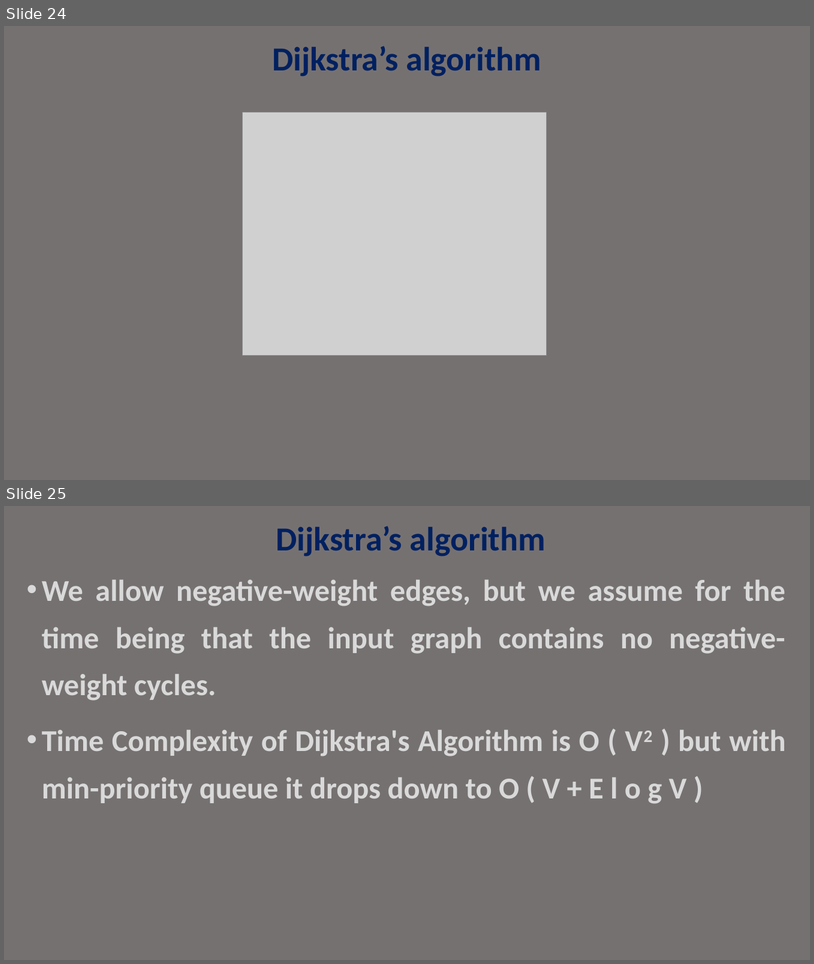
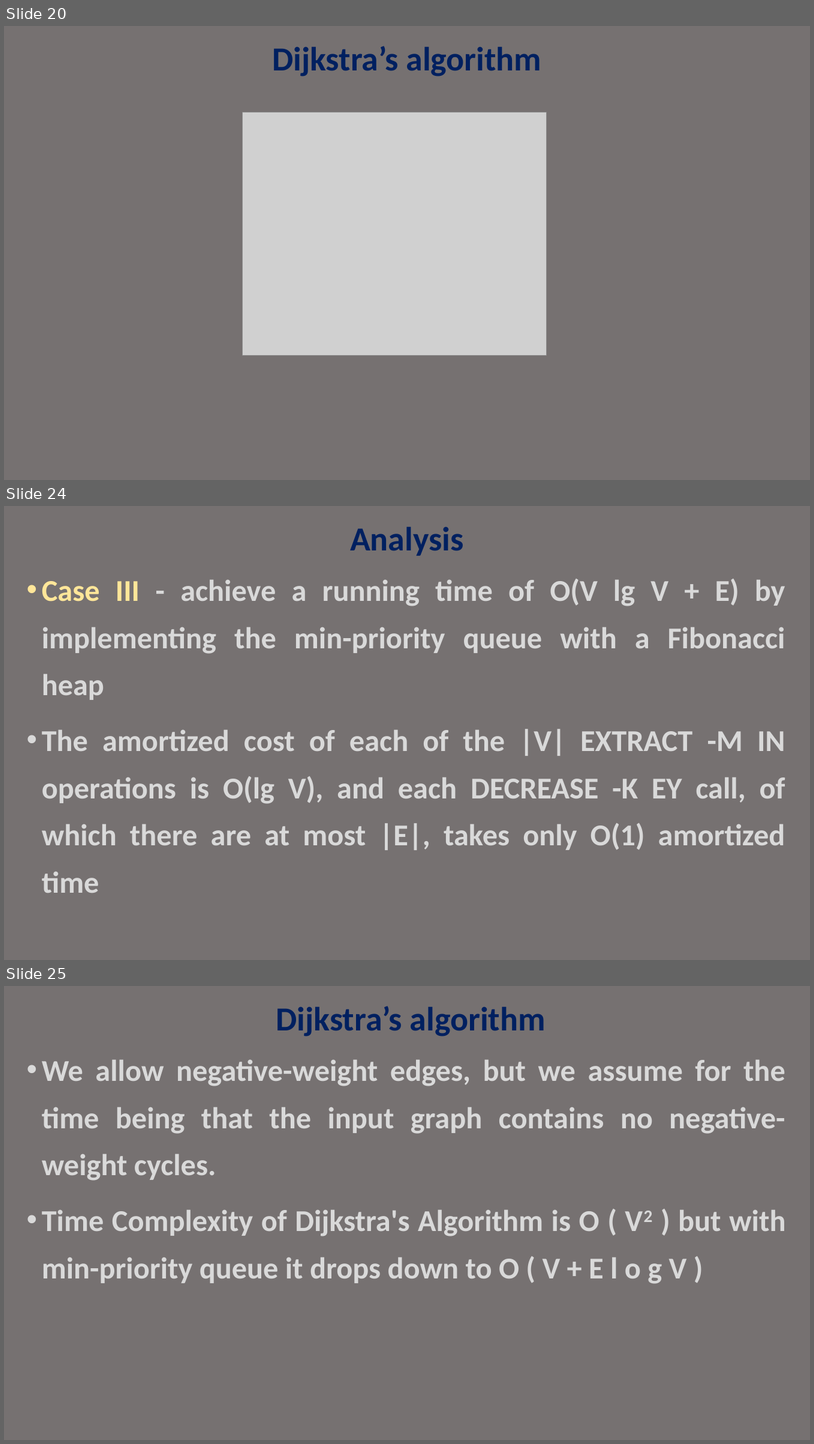
Before and after one commit to janakimeena/Old_Repo_22, a slide deck: Ex11a/dijkstra.pptx. Shown one above the other, each under a label of ours: slides 24 and 25 before the commit, slides 20, 24 and 25 after it; the slides between them are not shown. The pictures are 814x964 and 814x1444 pixels, drawn with LibreOffice and Linux fonts; fonts in the diff are those of the drawing; grey boxes stand for pictures. Boxes give left, top, right and bottom in pixels: in the first picture for what was removed or moved away, otherwise in the second. Text is boxed around its words. In the diff, an @@ line names an element or a change of style, - is before the commit and + after.

```diff
--- a/Ex11a/dijkstra.pptx
+++ b/Ex11a/dijkstra.pptx
@@ slide 24 added at box(4, 506, 810, 960), background #767171 @@
@@ title added at box(350, 527, 464, 556), 40 pt, text #002060, bold @@
+Analysis
@@ text added at box(42, 579, 786, 892), 36 pt, text #D9D9D9, bold @@
+• Case III - achieve a running time of O(V lg V + E) by implementing the min-priority queue with a Fibonacci heap
+• The amortized cost of each of the |V| EXTRACT -M IN operations is O(lg V), and each DECREASE -K EY call, of which there are at most |E|, takes only O(1) amortized time
@@ what was slide 24 is now slide 20 @@
```
Also in this commit, not shown: 2 slides changed, 28 other slides added, 2 slides removed, 1 other file.
